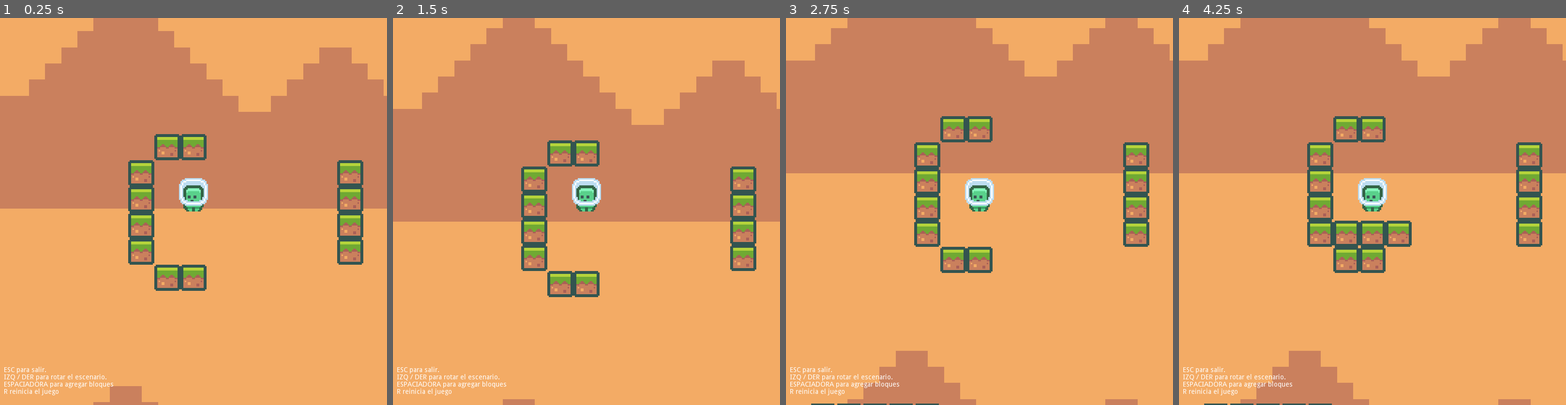
Above: before the commit, frames 1-4 (left to right).
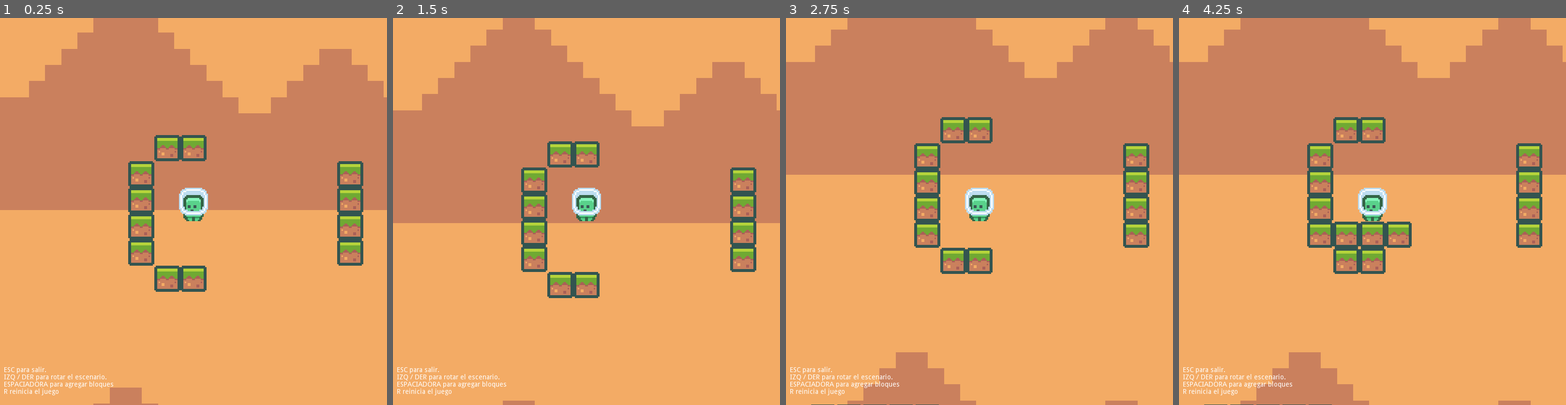
Above: after the commit, the same moments.

Repository: hertzet/spin-project
Game: Godot game, scene res://main.tscn
Two runs of this game, one before a commit and one after it. Both use one fixed random seed, a clock stepped at 60 frames per second and the inputs below.
Inputs:
- Up to frame 1 (0.25 s): no input
- Up to frame 2 (1.5 s): tap Enter at 0.5 s; hold Right from 0.53 s (still down); tap R at 0.6, 1.35 s; tap Space at 0.77 s
- Up to frame 3 (2.75 s): tap Space at 1.52 s; release Right at 2.03 s; hold Left from 2.03 s (still down); tap R at 2.1 s
- Up to frame 4 (4.25 s): release Left at 2.78 s; hold Right from 2.78 s (still down); tap R at 2.85, 3.6 s; tap Space at 3.02, 3.77 s

The runs differ from the first frame. In frame 1, 2.5% of the frame differs, in the area x 0-100%, y 3-100%; in frame 2, 2.5%; in frame 3, 2.6%; in frame 4, 2.8%, in the area x 0-100%, y 2-100%.

Commit message:
Mover a player solo cuando esté en ángulo recto
Si no mientras el mundo rota pasan cosas raras.

Diff:
--- a/prueba-powerup-build/Camera2D.gd
+++ /dev/null
@@ -1,19 +0,0 @@
-extends Camera2D
-
-
-# Declare member variables here. Examples:
-# var a = 2
-# var b = "text"
-
-
-# Called when the node enters the scene tree for the first time.
-func _ready():
-	pass # Replace with function body.
-
-
-# Called every frame. 'delta' is the elapsed time since the previous frame.
-#func _process(delta):
-#	pass
-# Called every frame. 'delta' is the elapsed time since the previous frame.
-func _process(delta):
-	position = get_node("../player").position
--- a/prueba-powerup-build/fall.gd
+++ b/prueba-powerup-build/fall.gd
@@ -1,10 +1,12 @@
 extends KinematicBody2D
 
-var motion = Vector2()
+var motion: Vector2 = Vector2()
 
 # Se encarga de hacer que el personaje
 # baje.
-func _physics_process(delta):
+func _physics_process(_delta):
 	motion.x = 0
 	motion.y = 100
-	move_and_slide(motion)
+	# solo mover si está ubicado en ángulo recto
+	if int(abs(rotation_degrees)) % 90 == 0:
+		move_and_slide(motion)
--- a/prueba-powerup-build/main.tscn
+++ b/prueba-powerup-build/main.tscn
@@ -1,10 +1,9 @@
-[gd_scene load_steps=7 format=2]
+[gd_scene load_steps=6 format=2]
 
 [ext_resource path="res://player.tscn" type="PackedScene" id=1]
 [ext_resource path="res://close-with-scape-and-restart.gd" type="Script" id=2]
 [ext_resource path="res://background_0004.png" type="Texture" id=4]
 [ext_resource path="res://rotate-with-keyboard.gd" type="Script" id=5]
-[ext_resource path="res://Camera2D.gd" type="Script" id=10]
 [ext_resource path="res://block.tscn" type="PackedScene" id=11]
 
 [node name="world" type="Node2D"]
@@ -43,7 +42,6 @@
 [node name="Camera2D" type="Camera2D" parent="Node2D"]
 position = Vector2( -486, -486 )
 current = true
-script = ExtResource( 10 )
 
 [node name="block2" parent="Node2D" instance=ExtResource( 11 )]
 position = Vector2( 270, 540 )
--- a/prueba-powerup-build/player.tscn
+++ b/prueba-powerup-build/player.tscn
@@ -9,10 +9,9 @@
 script = ExtResource( 1 )
 
 [node name="player-sprite" type="Sprite" parent="."]
-position = Vector2( 0, -36 )
+position = Vector2( 0, -18 )
 scale = Vector2( 3, 3 )
 texture = ExtResource( 2 )
 
 [node name="CollisionShape2D" type="CollisionShape2D" parent="."]
-position = Vector2( 0, -18 )
 shape = ExtResource( 3 )
--- a/prueba-powerup-build/rotate-with-keyboard.gd
+++ b/prueba-powerup-build/rotate-with-keyboard.gd
@@ -3,6 +3,7 @@
 const GRILLA = 54
 
 onready var player: Node2D = $player
+onready var camara: Camera2D = $Camera2D
 var rotacion: float = 0
 
 func _input(event):
@@ -36,6 +37,9 @@
 		add_child(bloque)
 
 func _physics_process(delta):
+	# la cámara sigue al player
+	camara.position = player.position
+
 	var nueva_rotacion: float = move_toward(rotation_degrees, rotacion, 80 * delta)
 	rotation_degrees = nueva_rotacion
 	player.rotation_degrees = -nueva_rotacion
